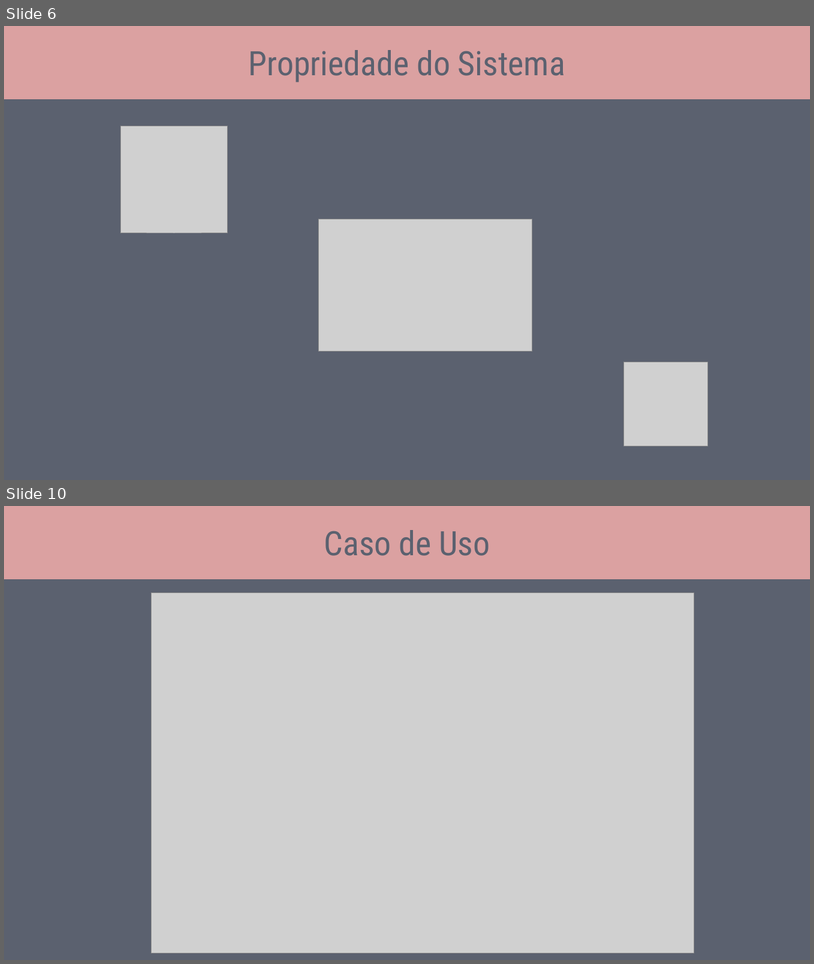
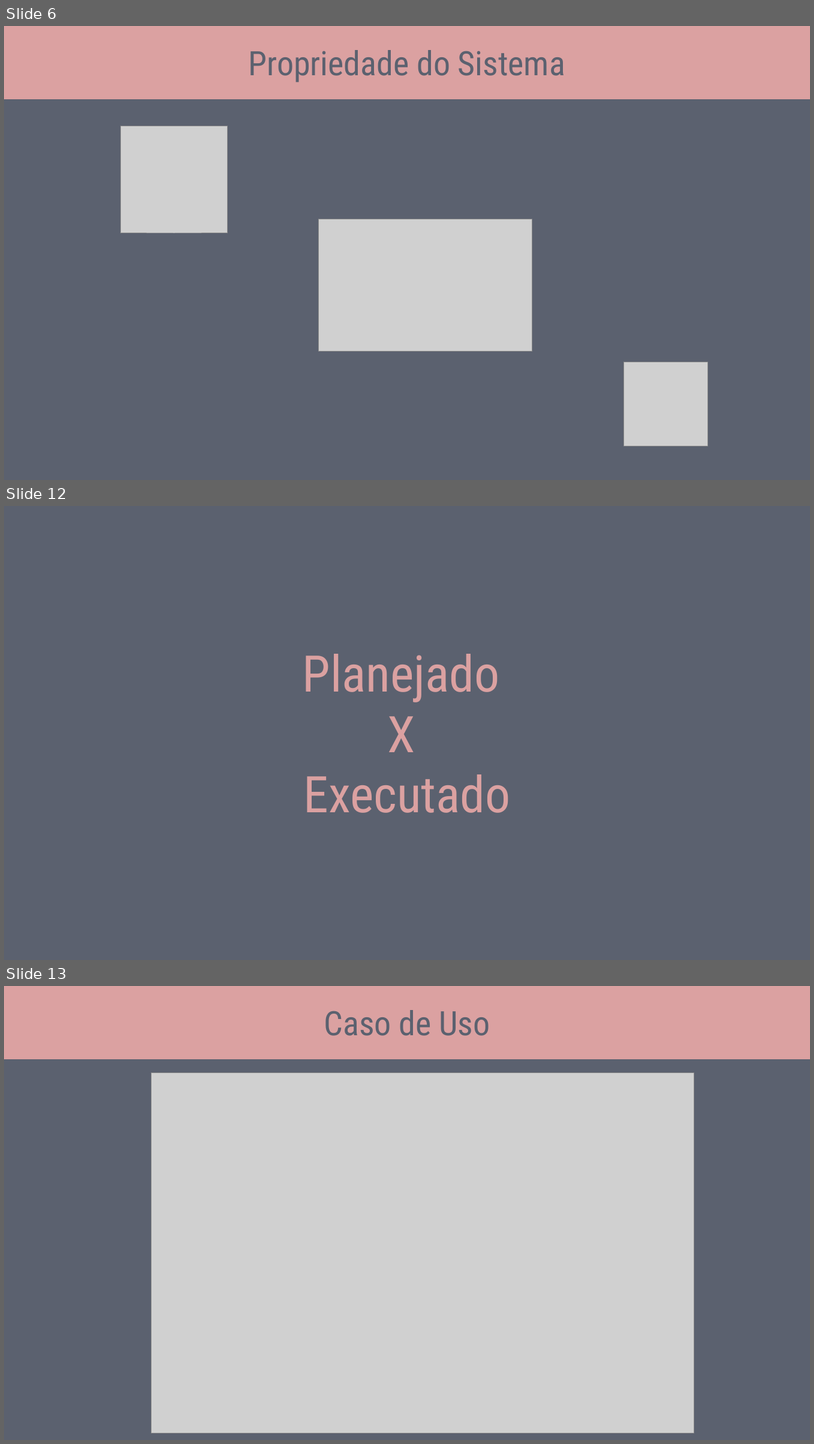
Before and after one commit to caiobarretta/Diet-CSharp, a slide deck: doc/IFSP/Diet-csharp.pptx. Shown one above the other, each under a label of ours: slides 6 and 10 before the commit, slides 6, 12 and 13 after it; the slides between them are not shown. The pictures are 814x964 and 814x1444 pixels, drawn with LibreOffice and Linux fonts; fonts in the diff are those of the drawing; grey boxes stand for pictures. Boxes give left, top, right and bottom in pixels: in the first picture for what was removed or moved away, otherwise in the second. Text is boxed around its words. In the diff, an @@ line names an element or a change of style, - is before the commit and + after.

```diff
--- a/doc/IFSP/Diet-csharp.pptx
+++ b/doc/IFSP/Diet-csharp.pptx
@@ slide 12 added at box(4, 506, 810, 960), background #5B616F @@
@@ text added at box(303, 654, 510, 813), 60 pt, text #DBA1A1 @@
+Planejado
+X
+Executado
@@ what was slide 10 is now slide 13 @@
```
Also in this commit, not shown: 4 slides changed, 2 other slides added, 1 other file.
